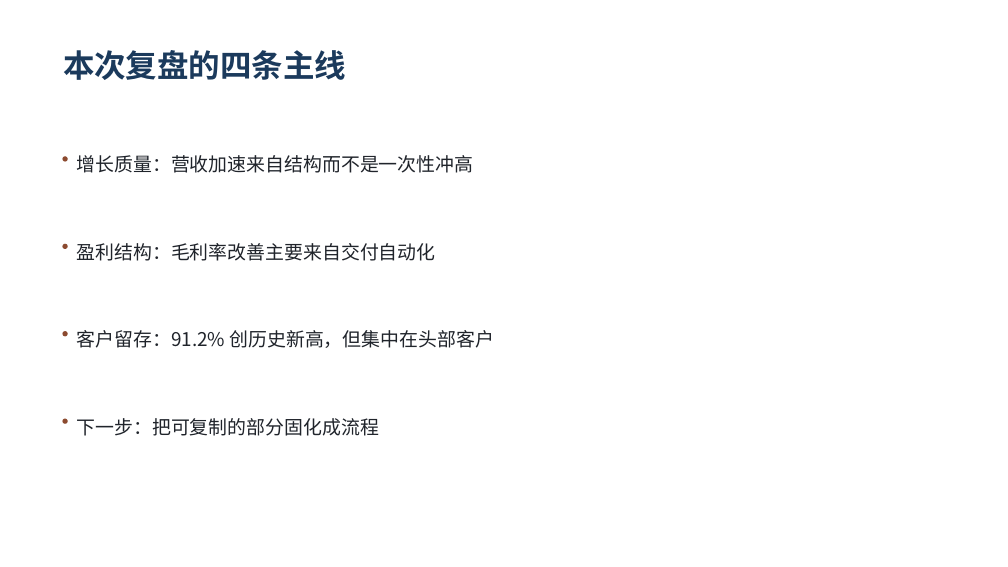
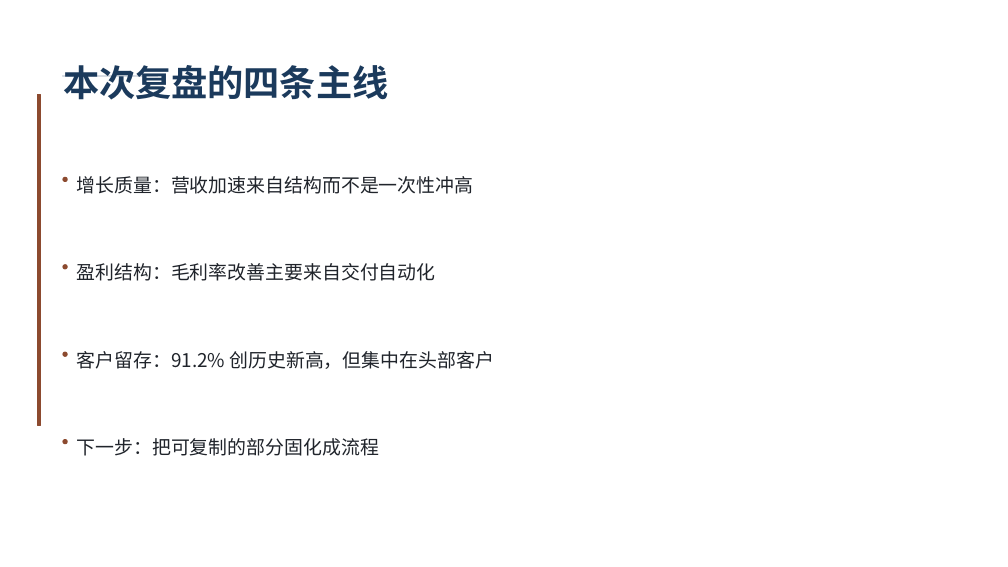
Before and after one commit to xzhengyu007-lang/ai-ppt, a slide deck: slide 2 of docs/examples/02-学术答辩.pptx. Drawn at 1008x567 pixels with LibreOffice and Linux fonts; fonts in the diff are those of the drawing. Boxes give left, top, right and bottom in pixels: in the first picture for what was removed or moved away, otherwise in the second. Text is boxed around its words. In the diff, an @@ line names an element or a change of style, - is before the commit and + after.

```diff
--- a/docs/examples/02-学术答辩.pptx
+++ b/docs/examples/02-学术答辩.pptx
@@ text "本次复盘的四条主线" moved from (x1=63, y1=50, x2=346, y2=80) to (x1=63, y1=65, x2=388, y2=100) @@
@@ text "本次复盘的四条主线" at (x1=63, y1=65, x2=388, y2=100): size 30 to 34.5 pt; line spacing 37.5pt to 43.1pt @@
@@ rectangle added at (x1=63, y1=76, x2=157, y2=76), fill #D7DCE3, outline #D7DCE3 1 pt @@
@@ rectangle added at (x1=38, y1=95, x2=40, y2=426), fill #8C4A2F, outline #8C4A2F 1 pt @@
@@ text "增长质量：营收加速来自结构而不是一次性冲高" moved from (x1=77, y1=155, x2=474, y2=173) to (x1=77, y1=176, x2=474, y2=194) @@
@@ 3 ellipses moved together from (x1=63, y1=244, x2=67, y2=423) to (x1=63, y1=178, x2=67, y2=357) @@
@@ text "盈利结构：毛利率改善主要来自交付自动化" moved from (x1=77, y1=243, x2=436, y2=261) to (x1=77, y1=263, x2=436, y2=281) @@
@@ text "客户留存：91.2% 创历史新高，但集中在头部客户" moved from (x1=77, y1=330, x2=494, y2=348) to (x1=77, y1=351, x2=494, y2=369) @@
@@ ellipse moved from (x1=63, y1=157, x2=67, y2=162) to (x1=63, y1=439, x2=67, y2=444) @@
@@ text "下一步：把可复制的部分固化成流程" moved from (x1=77, y1=418, x2=379, y2=436) to (x1=77, y1=438, x2=379, y2=456) @@
```
Also in this commit, not shown: 9 other slides changed, 6 other files.
